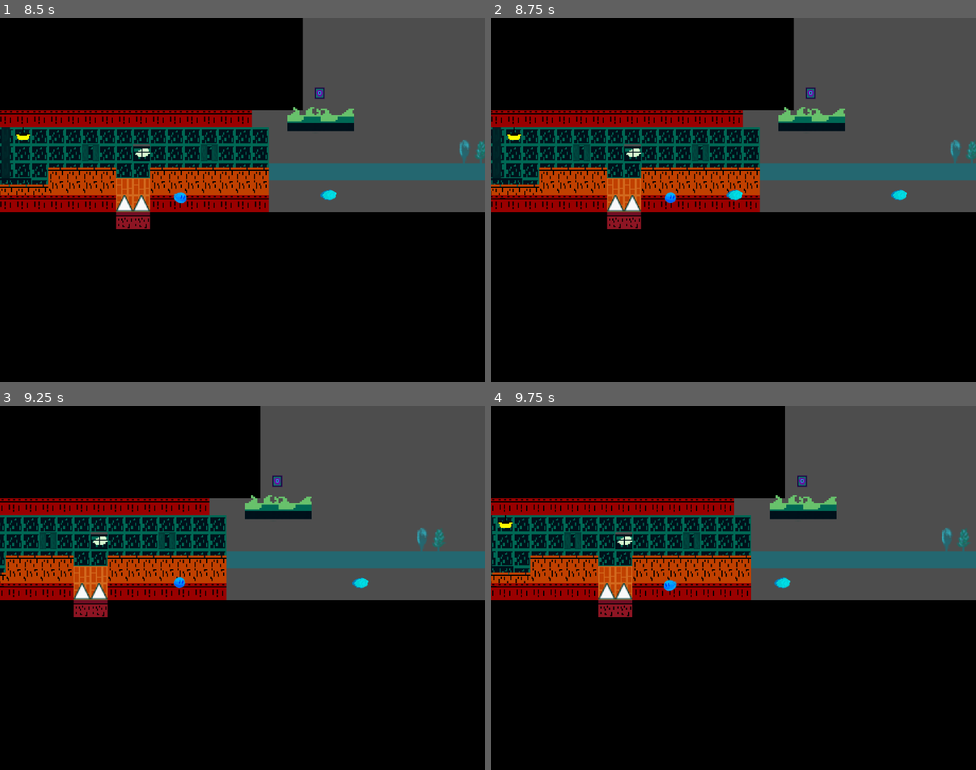
Above: before the commit, frames 1-4 (two rows, left to right).
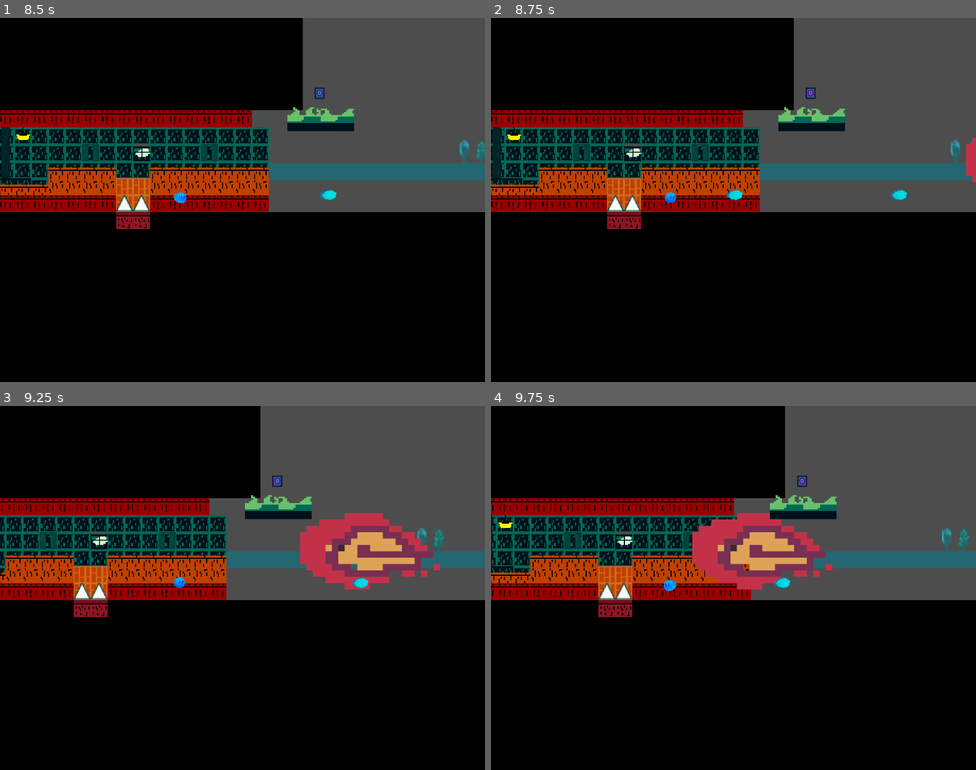
Above: after the commit, the same moments.

Repository: floriancaro/Jame-Gam-June-2024
Game: Godot game, scene res://scenes/main.tscn
The game is run twice, just before and just after one commit, with the same random seed, the same clock (stepped at 60 frames per second) and the same inputs.
Inputs:
- Up to frame 1 (8.5 s): hold M (ability) 0.53-1.28 s; hold D (move_right) 0.53-2.03 s; tap Space (jump) at 0.77, 1.52, 3.02, 3.77, 4.52, 6.02, 6.77, 7.52 s; tap M (ability) every 1.5 s from 1.35 to 7.35 s; hold A (move_left) 2.03-2.78 s; hold M (ability) 2.03-2.78 s; hold D (move_right) 2.78-4.28 s; hold M (ability) 3.53-4.28 s; hold A (move_left) 4.28-5.03 s; hold D (move_right) 5.03-5.78 s; hold M (ability) 5.03-5.78 s; hold A (move_left) 5.78-7.28 s; hold M (ability) 6.53-7.28 s; hold D (move_right) from 7.28 s (still down); hold M (ability) from 8.03 s (still down)
- Up to frame 2 (8.75 s): keep holding D (move_right); keep holding M (ability)
- Up to frame 3 (9.25 s): keep holding D (move_right); release M (ability) at 8.78 s; tap M (ability) at 8.85 s; tap Space (jump) at 9.02 s
- Up to frame 4 (9.75 s): release D (move_right) at 9.53 s; hold A (move_left) from 9.53 s (still down); hold M (ability) from 9.53 s (still down)

Frame 1 is identical in both runs. In frame 2, 0.2% of the frame differs, in the area x 97-100%, y 32-46%; in frame 3, 4.0%; in frame 4, 4.1%, in the area x 41-71%, y 29-51%.

Commit message:
new fire atack

Diff:
--- a/scenes/enemies/boss_projectile.tscn
+++ b/scenes/enemies/boss_projectile.tscn
@@ -1,19 +1,28 @@
-[gd_scene load_steps=10 format=3 uid="uid://cc1gsdab21e7a"]
+[gd_scene load_steps=13 format=3 uid="uid://cc1gsdab21e7a"]
 
 [ext_resource type="Script" path="res://scripts/boss_projectile.gd" id="1_ok1n4"]
 [ext_resource type="Texture2D" uid="uid://cdth34cyy0j0d" path="res://assets/sprites/boss_attack.png" id="1_vojrf"]
+[ext_resource type="Texture2D" uid="uid://bxudcb75y2o24" path="res://assets/sprites/fire project.png" id="2_036x7"]
 
-[sub_resource type="AtlasTexture" id="AtlasTexture_48mtw"]
-atlas = ExtResource("1_vojrf")
-region = Rect2(0, 280, 125, 55)
+[sub_resource type="AtlasTexture" id="AtlasTexture_y01f0"]
+atlas = ExtResource("2_036x7")
+region = Rect2(0, 0, 384, 384)
 
-[sub_resource type="AtlasTexture" id="AtlasTexture_t24r3"]
-atlas = ExtResource("1_vojrf")
-region = Rect2(0, 390, 125, 55)
+[sub_resource type="AtlasTexture" id="AtlasTexture_arbpg"]
+atlas = ExtResource("2_036x7")
+region = Rect2(384, 0, 384, 384)
 
-[sub_resource type="AtlasTexture" id="AtlasTexture_g0d5c"]
-atlas = ExtResource("1_vojrf")
-region = Rect2(0, 445, 125, 55)
+[sub_resource type="AtlasTexture" id="AtlasTexture_ejirj"]
+atlas = ExtResource("2_036x7")
+region = Rect2(768, 0, 384, 384)
+
+[sub_resource type="AtlasTexture" id="AtlasTexture_7tm6o"]
+atlas = ExtResource("2_036x7")
+region = Rect2(1152, 0, 384, 384)
+
+[sub_resource type="AtlasTexture" id="AtlasTexture_48ln0"]
+atlas = ExtResource("2_036x7")
+region = Rect2(1536, 0, 384, 384)
 
 [sub_resource type="AtlasTexture" id="AtlasTexture_240pm"]
 atlas = ExtResource("1_vojrf")
@@ -27,17 +36,23 @@
 animations = [{
 "frames": [{
 "duration": 1.0,
-"texture": SubResource("AtlasTexture_48mtw")
+"texture": SubResource("AtlasTexture_y01f0")
 }, {
 "duration": 1.0,
-"texture": SubResource("AtlasTexture_t24r3")
+"texture": SubResource("AtlasTexture_arbpg")
 }, {
 "duration": 1.0,
-"texture": SubResource("AtlasTexture_g0d5c")
+"texture": SubResource("AtlasTexture_ejirj")
+}, {
+"duration": 1.0,
+"texture": SubResource("AtlasTexture_7tm6o")
+}, {
+"duration": 1.0,
+"texture": SubResource("AtlasTexture_48ln0")
 }],
 "loop": true,
 "name": &"projectile1",
-"speed": 5.0
+"speed": 10.0
 }, {
 "frames": [{
 "duration": 1.0,
@@ -64,18 +79,11 @@
 [node name="AnimatedSprite2D" type="AnimatedSprite2D" parent="."]
 sprite_frames = SubResource("SpriteFrames_yj8tl")
 animation = &"projectile1"
-frame = 1
-frame_progress = 0.395766
+frame_progress = 0.00614029
 
 [node name="CollisionShape2D" type="CollisionShape2D" parent="."]
 position = Vector2(7, -10)
 rotation = 1.5708
 shape = SubResource("CapsuleShape2D_f5l56")
 
-[node name="Timer" type="Timer" parent="."]
-wait_time = 3.0
-one_shot = true
-autostart = true
-
 [connection signal="body_entered" from="." to="." method="_on_body_entered"]
-[connection signal="timeout" from="Timer" to="." method="_on_timer_timeout"]
Binary file added: assets/sprites/fire project.png
Not shown, added: assets/sprites/fire project.png.import
